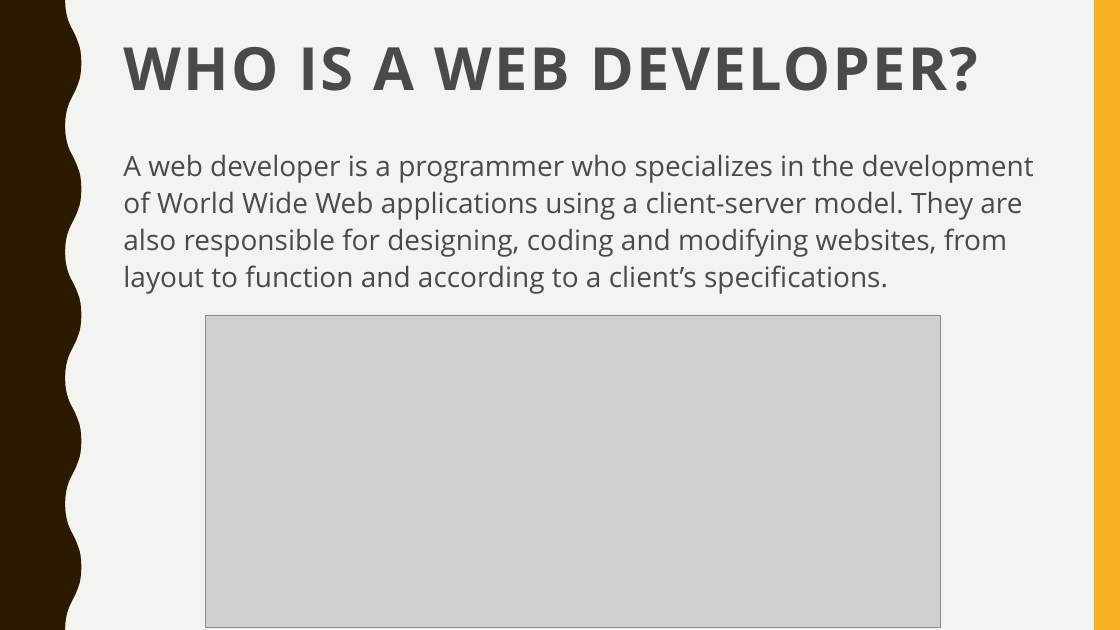
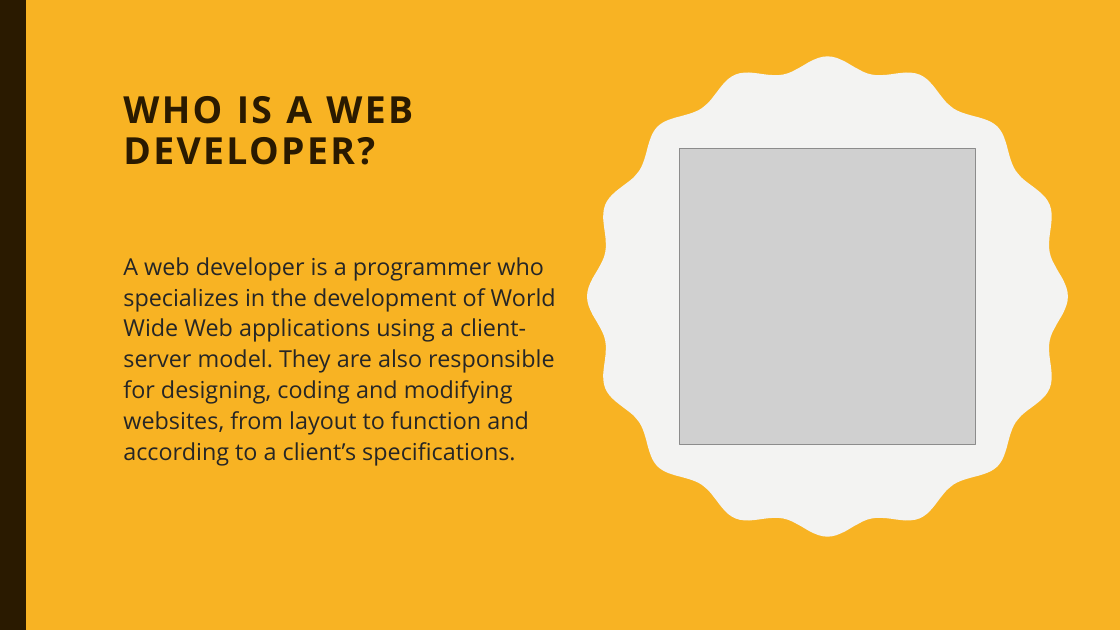
Before and after one commit to glugpace/Intro-to-tech, a slide deck: slide 4 of Web/Web.pptx. Drawn at 1120x630 pixels with LibreOffice and Linux fonts; fonts in the diff are those of the drawing; grey boxes stand for pictures. Boxes give left, top, right and bottom in pixels: in the first picture for what was removed or moved away, otherwise in the second. Text is boxed around its words. In the diff, an @@ line names an element or a change of style, - is before the commit and + after.

```diff
--- a/Web/Web.pptx
+++ b/Web/Web.pptx
@@ rectangle added at [0,0,1120,630], fill #F8B323 @@
@@ rectangle added at [0,0,26,630], fill #2A1A00 @@
@@ freeform shape added at [587,56,1069,537], fill #F3F3F2 @@
@@ title "WHO IS A WEB DEVELOPER?": place and size @@
-title "WHO IS A WEB DEVELOPER?" at [123,47,978,91]
+title "WHO IS A WEB DEVELOPER?" at [123,96,413,165]
@@ title "WHO IS A WEB DEVELOPER?" at [123,96,413,165]: size 51 to 32 pt, text colour #4A4A4A to #2A1A00 @@
@@ picture: place and size @@
-picture at [205,316,940,628]
+picture at [680,149,975,444]
@@ text "A web developer is a ...": place and size @@
-text "A web developer is a ..." at [123,154,1034,294]
+text "A web developer is a ..." at [123,257,556,466]
@@ text "A web developer is a ..." at [123,257,556,466]: size 24 to 20 pt, text colour #4A4A4A to #262626 @@
```
Also in this commit, not shown: 10 other slides changed.
